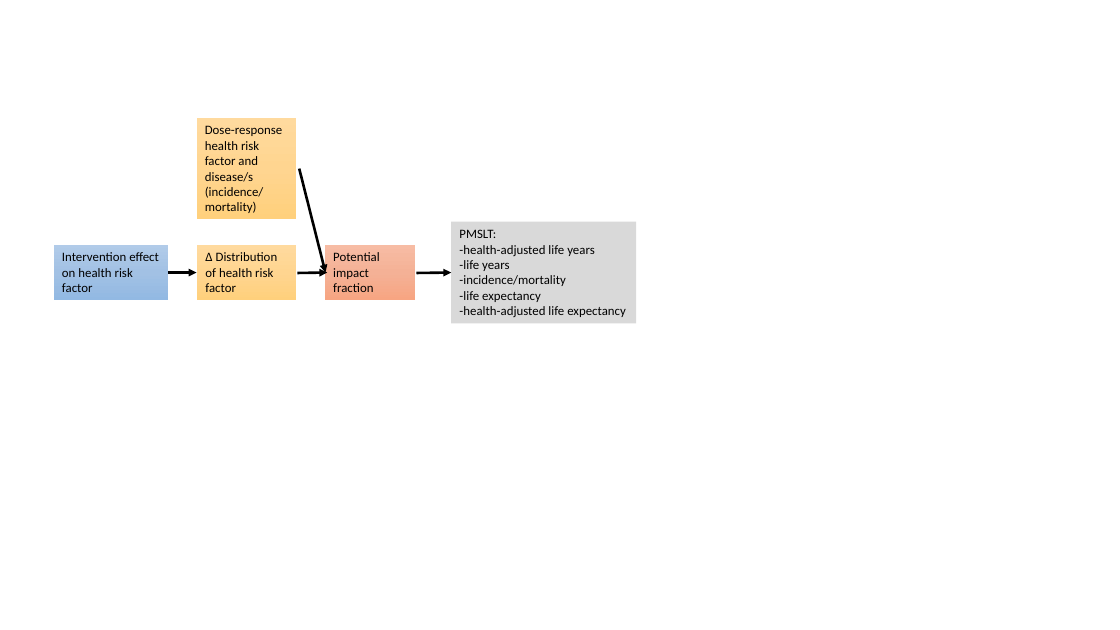
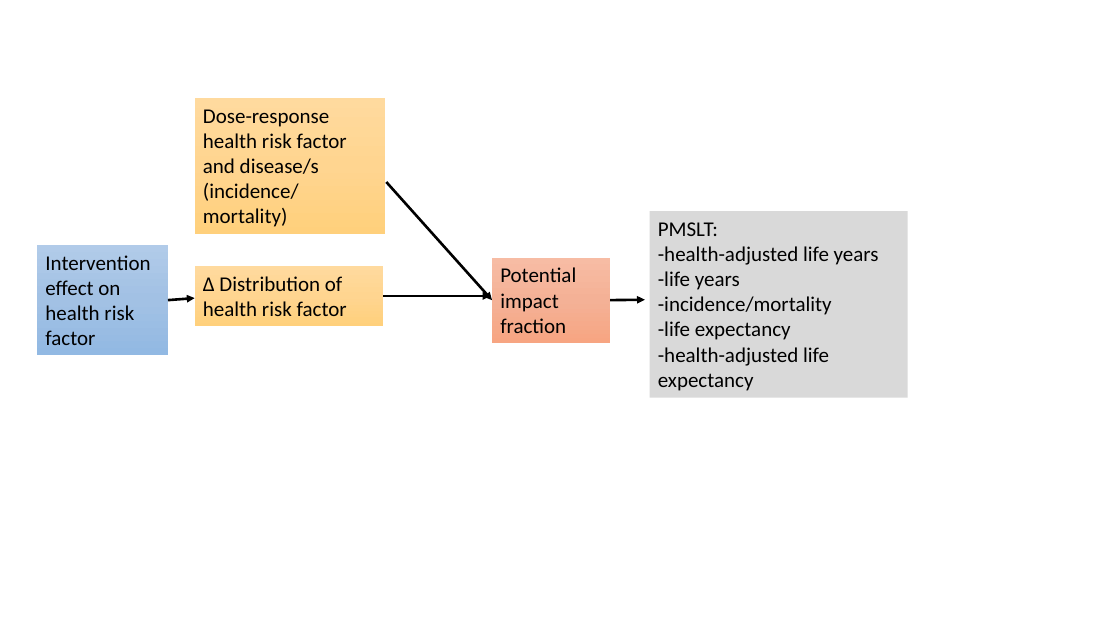
Before and after one commit to ITHIM/MSLT, a slide deck: slide 1 of structure/Basic model infrastructure.pptx. Drawn at 1120x630 pixels with LibreOffice and Linux fonts; fonts in the diff are those of the drawing. Boxes give left, top, right and bottom in pixels: in the first picture for what was removed or moved away, otherwise in the second. Text is boxed around its words. In the diff, an @@ line names an element or a change of style, - is before the commit and + after.

```diff
--- a/structure/Basic model infrastructure.pptx
+++ b/structure/Basic model infrastructure.pptx
@@ rectangle "Dose-response health risk factor and ...": place and size @@
-rectangle "Dose-response health risk factor and ..." at [197, 118, 297, 219]
+rectangle "Dose-response health risk factor and ..." at [195, 98, 385, 234]
@@ arrow moved from (299, 169) - (326, 272) to (386, 182) - (492, 300) @@
@@ size 11 to 18 pt in 5 elements at [37, 245, 168, 355], [195, 98, 385, 234], [195, 266, 384, 326], [492, 258, 611, 343], [649, 211, 907, 397] @@
@@ rectangle "PMSLT:": place and size @@
-rectangle "PMSLT:" at [451, 222, 636, 323]
+rectangle "PMSLT:" at [649, 211, 907, 397]
@@ rectangle "Intervention effect on health risk ...": place and size @@
-rectangle "Intervention effect on health risk ..." at [54, 245, 168, 301]
+rectangle "Intervention effect on health risk ..." at [37, 245, 168, 355]
@@ rectangle "Δ Distribution of health risk ...": place and size @@
-rectangle "Δ Distribution of health risk ..." at [197, 245, 297, 301]
+rectangle "Δ Distribution of health risk ..." at [195, 266, 384, 326]
@@ rectangle "Potential impact fraction": place and size @@
-rectangle "Potential impact fraction" at [325, 245, 416, 301]
+rectangle "Potential impact fraction" at [492, 258, 611, 343]
@@ arrow moved from (168, 272) - (197, 272) to (168, 300) - (195, 298) @@
@@ arrow moved from (297, 273) - (328, 272) to (383, 296) - (491, 296) @@
@@ arrow moved from (417, 273) - (451, 272) to (610, 300) - (645, 300) @@
```
Also in this commit, not shown: 3 other files.
